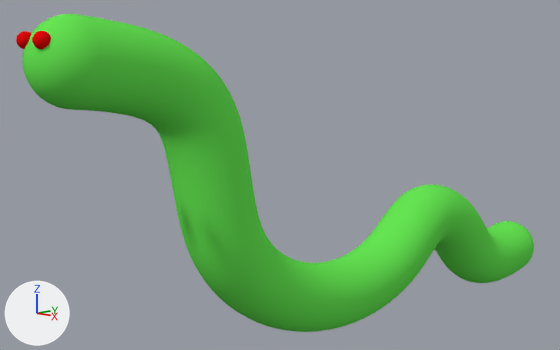
An edit to the Blender file Assets/ThreeMileIsland-Assets/snake.blend, drawn before and after from the same camera.
The view is the same before and after, from a 50 mm lens placed at (12.47, -14.16, 7.08), pointed at (-0.55, -1.05, 3.97). Lighting does not change. The marker at lower left points along +X, +Y and +Z.
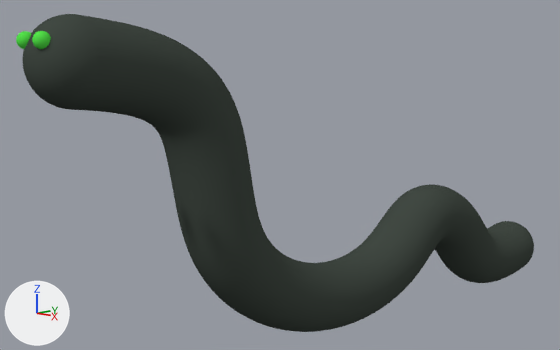
The edits, one by one:
Material 'Material.002' (mat_material_002) changes colour from red #e70c0e to green #57e74d; in linear values from (0.8, 0.00379, 0.00431) to (0.0951, 0.8, 0.0737).
Material 'Material.001' (mat_material_001) changes colour from green #67e755 to dark grey #434b44; in linear values from (0.137, 0.8, 0.09) to (0.0561, 0.07, 0.0583).

Changed parts and their boxes (x1, y1, x2, y2) in the pictures (560 x 350 px):
'snake', recoloured: (23, 14, 534, 332) in both
'Sphere.001', recoloured (red to green): (32, 31, 51, 49) in both
'Sphere', recoloured (red to green): (16, 31, 31, 49) in both
